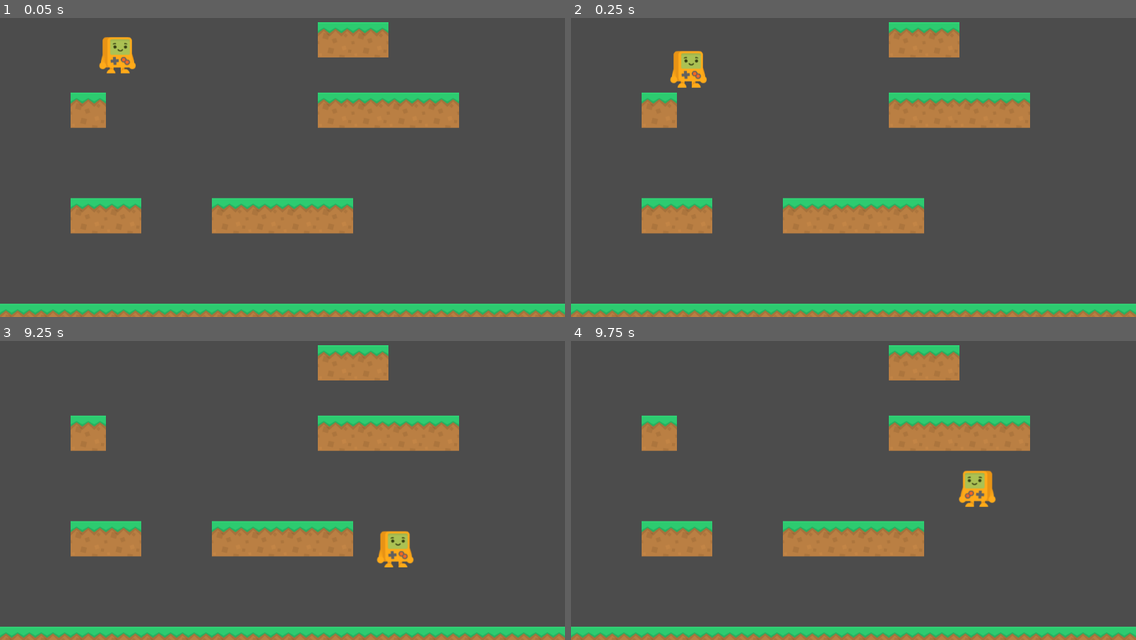
Above: before the commit, frames 1-4 (two rows, left to right).
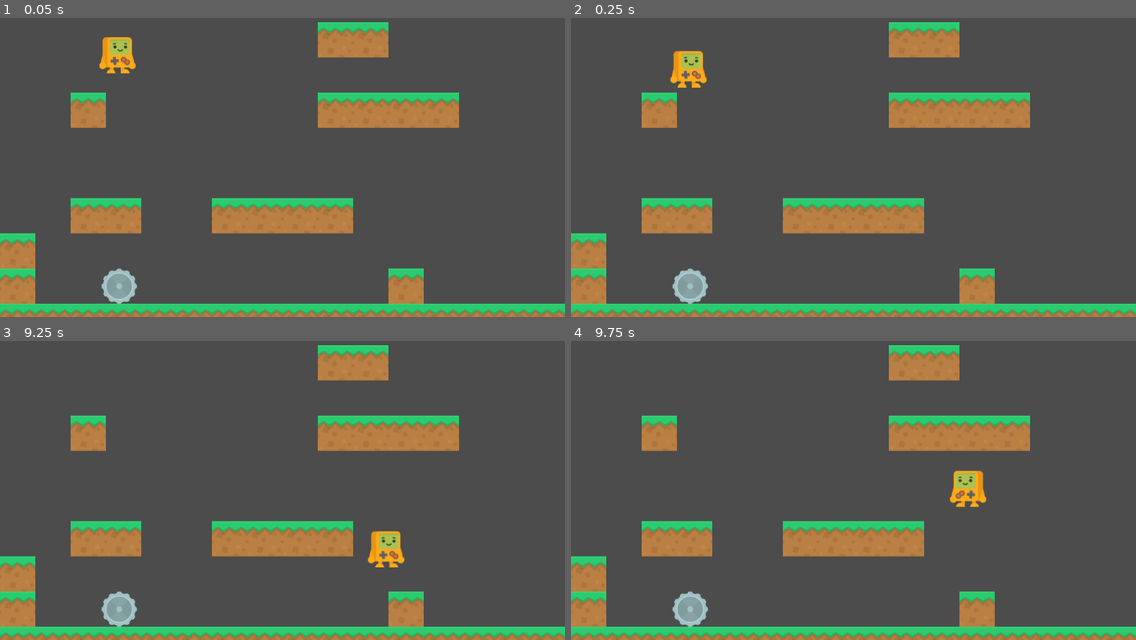
Above: after the commit, the same moments.

Repository: SanyoNeezy/MyFirstGodotGame
Game: Godot game, scene res://MainScene.tscn
Same seed, same stepped clock (60 frames per second), same inputs: the game is played once before the commit and once after it.
Inputs:
- Up to frame 1 (0.05 s): no input
- Up to frame 2 (0.25 s): no input
- Up to frame 3 (9.25 s): hold Right (move_right) 0.53-2.03 s; tap Up (jump) at 0.77, 1.52, 3.02, 3.77, 4.52, 6.02, 6.77, 7.52, 9.02 s; hold Left (move_left) 2.03-2.78 s; hold Right (move_right) 2.78-4.28 s; hold Left (move_left) 4.28-5.03 s; hold Right (move_right) 5.03-5.78 s; hold Left (move_left) 5.78-7.28 s; hold Right (move_right) from 7.28 s (still down)
- Up to frame 4 (9.75 s): release Right (move_right) at 9.53 s; hold Left (move_left) from 9.53 s (still down)

The runs differ from the first frame. In frame 1, 2.8% of the frame differs, in the area x 0-75%, y 71-96%; in frame 2, 2.8%; in frame 3, 3.4%; in frame 4, 3.4%, in the area x 0-76%, y 43-96%.

Commit message:
enemy created

Diff:
--- /dev/null
+++ b/Enemy.gd
@@ -0,0 +1,28 @@
+extends Area2D
+
+export var speed : int = 100
+export var moveDist : int = 100
+
+onready var startX : int = position.x
+
+onready var targetX : int = position.x + moveDist
+
+func move_to (current, to, step):
+
+	var new = current
+
+	if new < to:
+		new += step
+		if new > to:
+			new = to
+	else:
+		new -= step
+		if new < to:
+			new = to
+
+	return new
+
+
+
+# gets calles once every frame	(unlike func _physics_process(delta):)
+#func _process(delta):
--- /dev/null
+++ b/Enemy.tscn
@@ -0,0 +1,16 @@
+[gd_scene load_steps=4 format=2]
+
+[ext_resource path="res://assets/Sprites/Enemy.png" type="Texture" id=1]
+[ext_resource path="res://Enemy.gd" type="Script" id=2]
+
+[sub_resource type="CircleShape2D" id=1]
+radius = 31.0646
+
+[node name="Enemy" type="Area2D"]
+script = ExtResource( 2 )
+
+[node name="CollisionShape2D" type="CollisionShape2D" parent="."]
+shape = SubResource( 1 )
+
+[node name="Sprite" type="Sprite" parent="."]
+texture = ExtResource( 1 )
--- a/MainScene.tscn
+++ b/MainScene.tscn
@@ -1,7 +1,8 @@
-[gd_scene load_steps=3 format=2]
+[gd_scene load_steps=4 format=2]
 
 [ext_resource path="res://Player.tscn" type="PackedScene" id=1]
 [ext_resource path="res://Tile.tscn" type="PackedScene" id=2]
+[ext_resource path="res://Enemy.tscn" type="PackedScene" id=3]
 
 [node name="MainScene" type="Node2D"]
 
@@ -31,6 +32,12 @@
 
 [node name="Tile33" parent="." instance=ExtResource( 2 )]
 position = Vector2( 160, 224 )
+
+[node name="Tile34" parent="." instance=ExtResource( 2 )]
+position = Vector2( 736, 544 )
+
+[node name="Enemy" parent="Tile34" instance=ExtResource( 3 )]
+position = Vector2( -520, 0 )
 
 [node name="Tile18" parent="." instance=ExtResource( 2 )]
 position = Vector2( 480, 416 )
@@ -92,6 +99,24 @@
 [node name="Tile8" parent="." instance=ExtResource( 2 )]
 position = Vector2( 736, 608 )
 
+[node name="Tile35" parent="." instance=ExtResource( 2 )]
+position = Vector2( 736, 544 )
+
+[node name="Tile36" parent="." instance=ExtResource( 2 )]
+position = Vector2( 736, 608 )
+
+[node name="Tile37" parent="." instance=ExtResource( 2 )]
+position = Vector2( 32, 480 )
+
+[node name="Tile38" parent="." instance=ExtResource( 2 )]
+position = Vector2( 32, 544 )
+
+[node name="Tile39" parent="." instance=ExtResource( 2 )]
+position = Vector2( 32, 480 )
+
+[node name="Tile40" parent="." instance=ExtResource( 2 )]
+position = Vector2( 32, 544 )
+
 [node name="Tile13" parent="." instance=ExtResource( 2 )]
 position = Vector2( 800, 608 )
 
--- a/Player.gd
+++ b/Player.gd
@@ -14,6 +14,7 @@
 onready var sprite : Sprite = get_node("Sprite")
 
 #built-in function of KinematicBody2D
+#gets called 60 times per second regardless of framerate
 func _physics_process(delta):
 	velocity.x = 0
 
--- a/Tile.tscn
+++ b/Tile.tscn
@@ -1,14 +1,14 @@
 [gd_scene load_steps=3 format=2]
 
-[ext_resource path="res://Tile.png" type="Texture" id=1]
+[ext_resource path="res://assets/Sprites/Tile.png" type="Texture" id=1]
 
 [sub_resource type="RectangleShape2D" id=1]
 extents = Vector2( 32, 32 )
 
 [node name="Tile" type="StaticBody2D"]
 
-[node name="Sprite" type="Sprite" parent="."]
-texture = ExtResource( 1 )
-
 [node name="CollisionShape2D" type="CollisionShape2D" parent="."]
 shape = SubResource( 1 )
+
+[node name="Tile" type="Sprite" parent="."]
+texture = ExtResource( 1 )
Binary file removed: Tile.png
Not shown, removed: Tile.png.import
